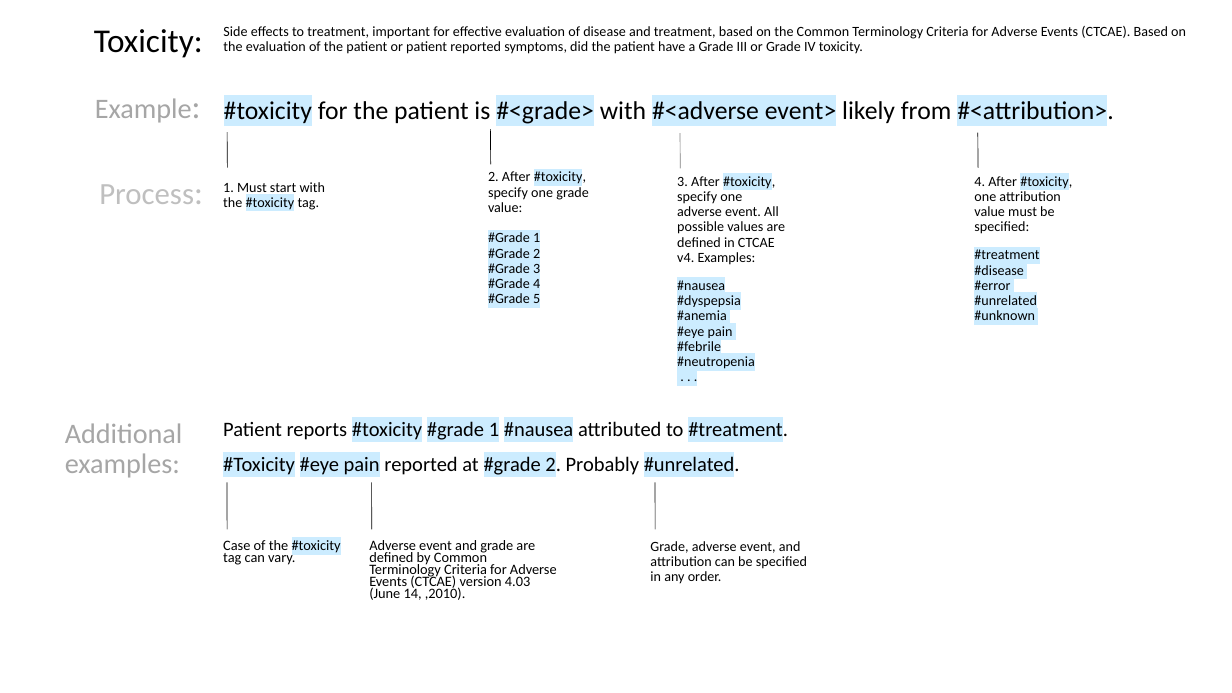
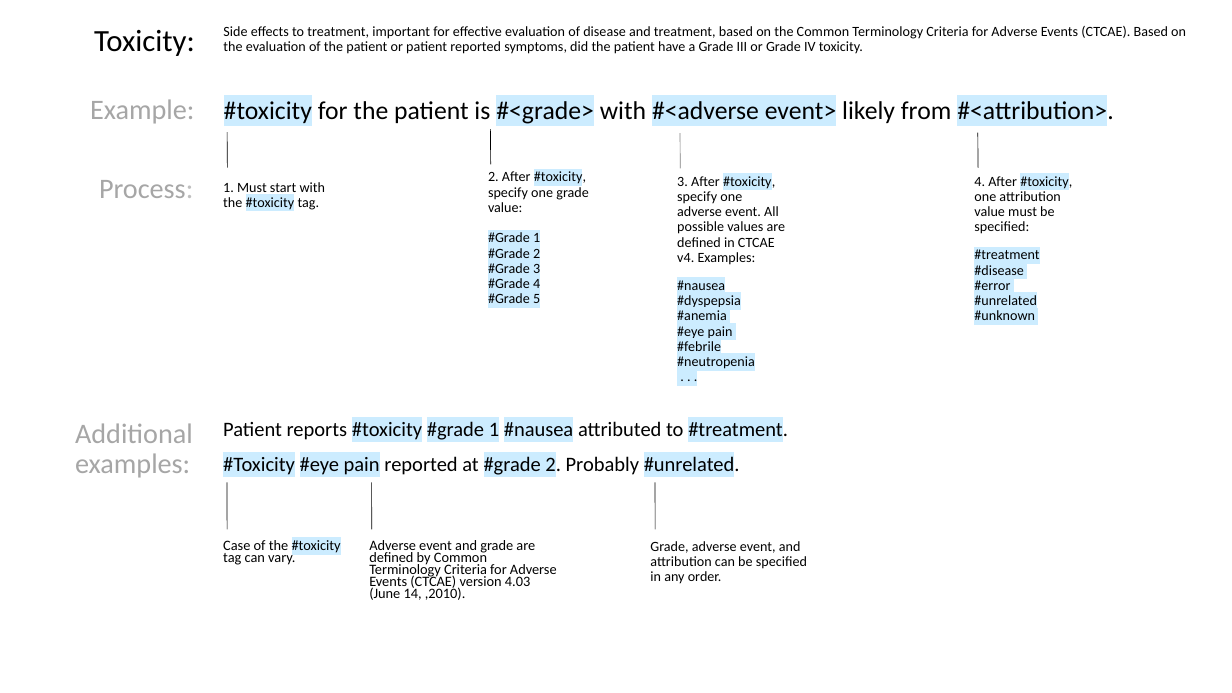
Before and after one commit to FluxNotes/flux, a slide deck: slide 2 of docs/Structured Phrase Format Descriptions.pptx. Drawn at 1232x693 pixels with LibreOffice and Linux fonts; fonts in the diff are those of the drawing. Boxes give left, top, right and bottom in pixels: in the first picture for what was removed or moved away, otherwise in the second. Text is boxed around its words. In the diff, an @@ line names an element or a change of style, - is before the commit and + after.

Commit message:
unifed docs formatting, font sizing, and label locations

```diff
--- a/docs/Structured Phrase Format Descriptions.pptx
+++ b/docs/Structured Phrase Format Descriptions.pptx
@@ text "Toxicity:" at (94, 30, 195, 56): size 25.9 to 24 pt @@
@@ text "Example:" at (90, 99, 194, 124): size 26 to 22 pt in "Example:" @@
@@ text "Process:" at (99, 180, 193, 198): size 24.1 to 22 pt, size 25.9 to 22 pt, text colour #BFBFBF to #A6A6A6 in "Process:" @@
@@ text "Additional examples:": place and size @@
-text "Additional examples:" at (65, 423, 183, 478)
+text "Additional examples:" at (75, 423, 193, 478)
```
Also in this commit, not shown: 4 other slides changed.
